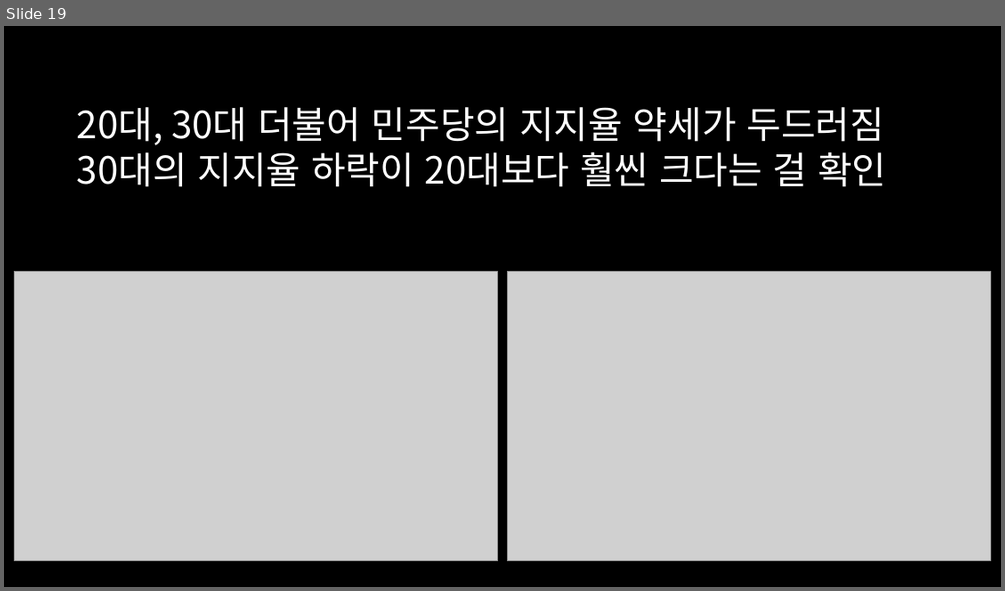
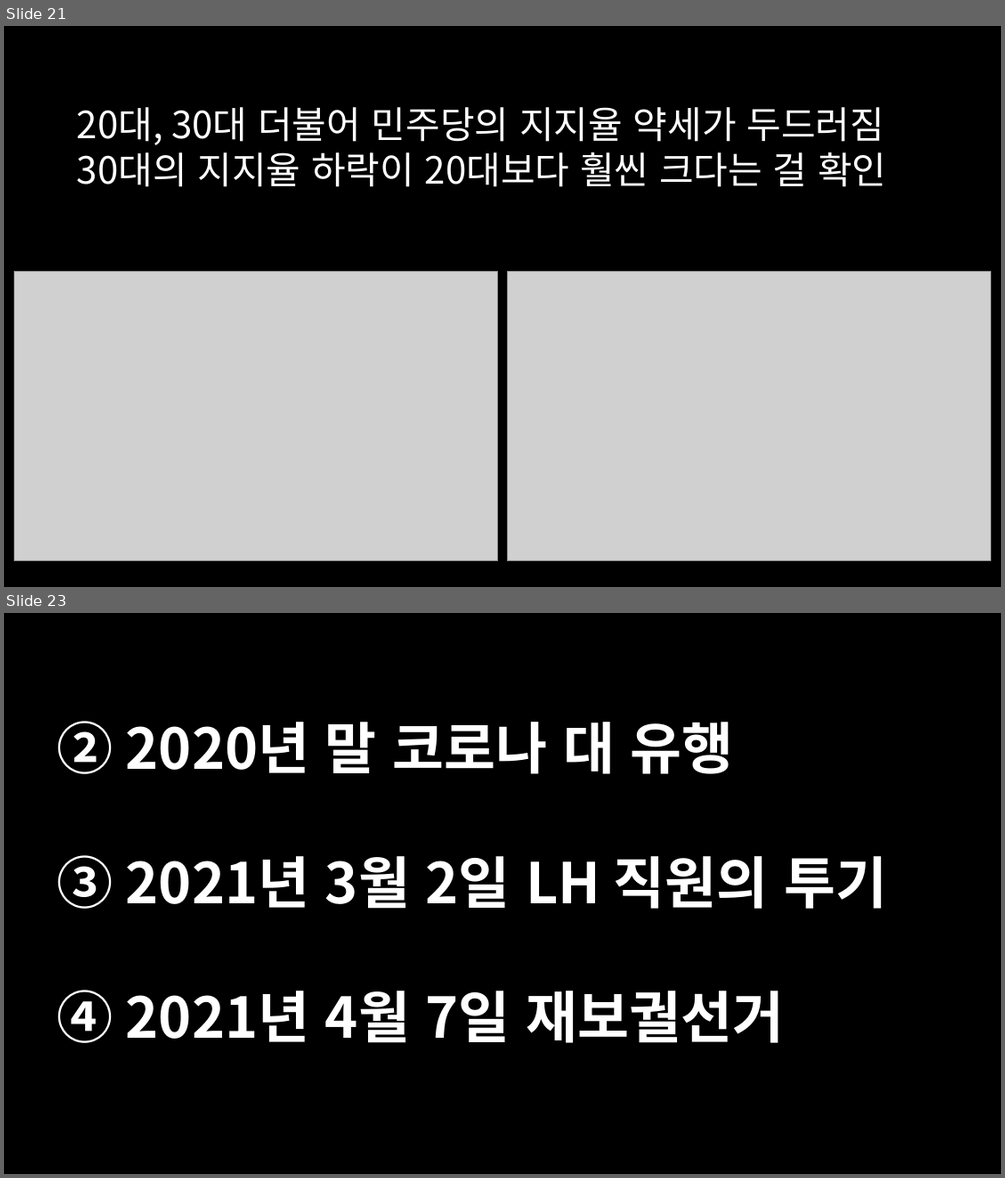
Before and after one commit to dschloe/streamlit-election-analysis, a slide deck: 프레젠테이션1.pptx. Shown one above the other, each under a label of ours: slide 19 before the commit, slides 21 and 23 after it; the slides between them are not shown. The pictures are 1005x591 and 1005x1178 pixels, drawn with LibreOffice and Linux fonts; fonts in the diff are those of the drawing; grey boxes stand for pictures. Boxes give left, top, right and bottom in pixels: in the first picture for what was removed or moved away, otherwise in the second. Text is boxed around its words. In the diff, an @@ line names an element or a change of style, - is before the commit and + after.

```diff
--- a/프레젠테이션1.pptx
+++ b/프레젠테이션1.pptx
@@ slide 23 added at (x1=4, y1=613, x2=1001, y2=1174), background #000000 @@
@@ text added at (x1=57, y1=721, x2=887, y2=1043), 54 pt, text #FFFFFF, bold @@
+② 2020년 말 코로나 대 유행
+③ 2021년 3월 2일 LH 직원의 투기
+④ 2021년 4월 7일 재보궐선거
@@ what was slide 19 is now slide 21 @@
```
Also in this commit, not shown: 3 slides changed, 11 other slides added, 14 other files.
